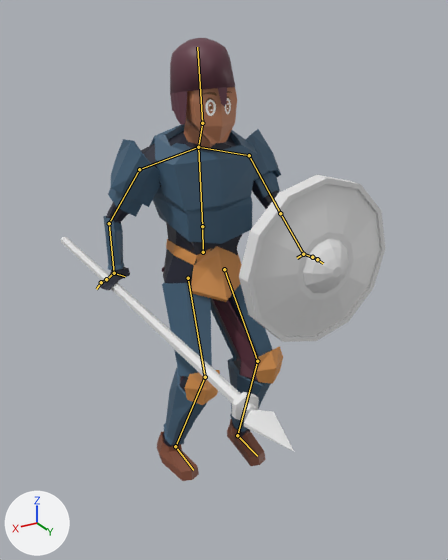
One commit to the Blender file characters.blend: the scene before it, then after it.
Rendered twice from a 50 mm camera at (23.8, 43.2, 38.6) aimed at (0.6, 4.6, 19.3). Lighting does not change. The marker at lower left points along +X, +Y and +Z. Both versions are drawn at frame 12 of the action 'Walking'; the numbers are the values there. The bones that bend it are drawn over the model as lines.

Objects in the first picture: 'Shield', 'Spear', 'Spearman V3'.
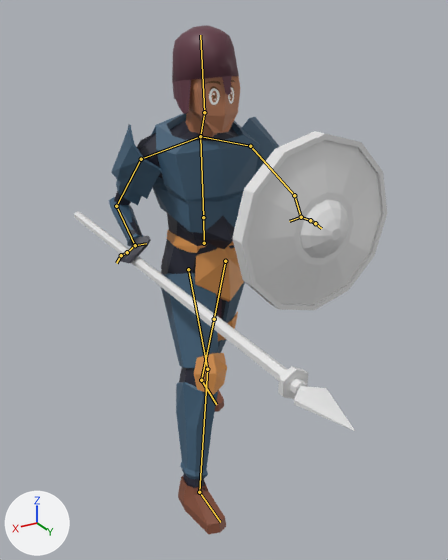
Where the change shows, as pixel boxes (x1, y1, x2, y2) in the pictures (448 x 560 px):
'Spearman V3', posed (7% narrower, 15% taller)
    before: (99, 38, 283, 481)
    after: (109, 25, 280, 534)
'Shield', posed (7% taller)
    before: (239, 175, 386, 342)
    after: (232, 131, 387, 310)
'Spear', posed (21% wider)
    before: (61, 237, 294, 451)
    after: (74, 211, 355, 431)
bone 'Lower Arm L', root to tip
    before: (280, 213) to (303, 254)
    after: (294, 195) to (301, 217)
bone 'Upper arm R', root to tip
    before: (139, 169) to (109, 223)
    after: (141, 159) to (116, 206)

The change in detail:
Bone 'Knee IK L.001' (bone_knee_ik_l_001) moves from (0.06, -0.28, 2.06) to (0.0, 0.0, 0.0).
Bone 'Pelvis' (bone_pelvis) moves from (0.0, 0.74, 0.0) to (0.0, -0.78, 0.18).
Bone 'Lower Arm L' (bone_lower_arm_l) turns from (0, 0, 0) to (-1, -2, -3) degrees about its own x, y and z.
Bone 'Upper arm R' (bone_upper_arm_r) is rescaled from (0.95, 0.95, 0.95) to (1.0, 1.0, 1.0).
Bone 'Hand IK L' (bone_hand_ik_l) moves from (-3.64, -3.39, -5.65) to (-3.8, -4.02, -6.06).
Bone 'Elbow IK L' (bone_elbow_ik_l) moves from (-0.63, 2.98, -0.34) to (0.0, 0.0, 0.0).
Bone 'Knee IK L' (bone_knee_ik_l) moves from (1.24, 3.09, -0.23) to (2.79, 1.67, -0.06).
Bone 'Foot IK L' (bone_foot_ik_l) moves from (0.93, 0.21, -2.04) to (1.69, -5.82, 0.46).
Bone 'Foot IK L' (bone_foot_ik_l) turns from (-8, 0, 0) to (13, 0, 0) degrees about its own x, y and z.
Bone 'Hand IK R' (bone_hand_ik_r) moves from (4.19, -3.27, -0.03) to (4.92, -3.71, -0.85).
Bone 'Elbow IK R' (bone_elbow_ik_r) moves from (0.98, 1.29, 0.77) to (1.67, 3.92, 2.68).
Bone 'Knee IK R' (bone_knee_ik_r) moves from (-1.37, 2.72, -0.19) to (-0.31, 6.4, -0.19).
Bone 'Foot IK R' (bone_foot_ik_r) moves from (-1.04, -0.73, -1.99) to (-1.67, 3.47, -0.51).
Bone 'Foot IK R' (bone_foot_ik_r) turns from (-5, 0, 0) to (-3, 0, 0) degrees about its own x, y and z.
